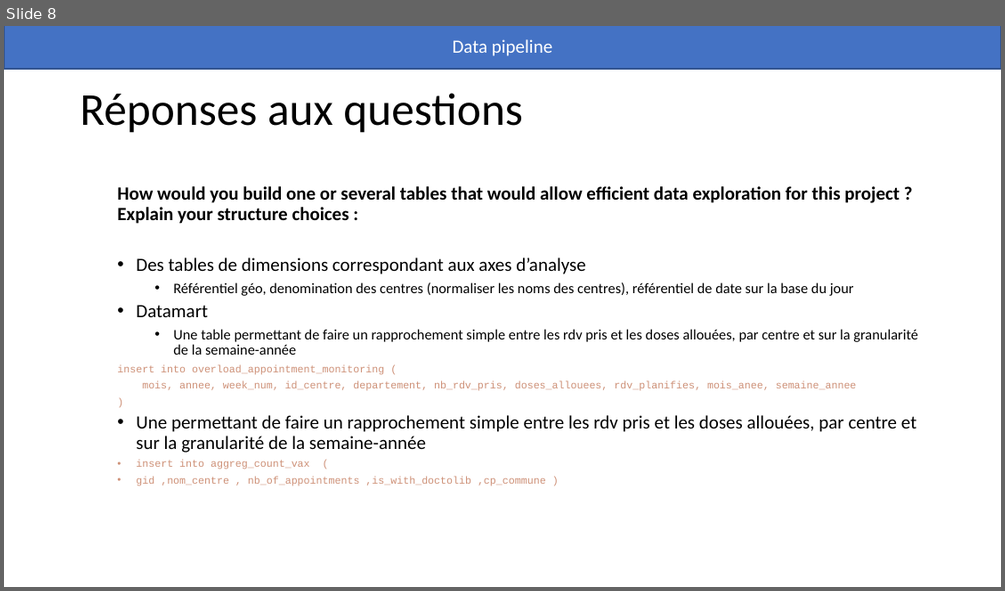
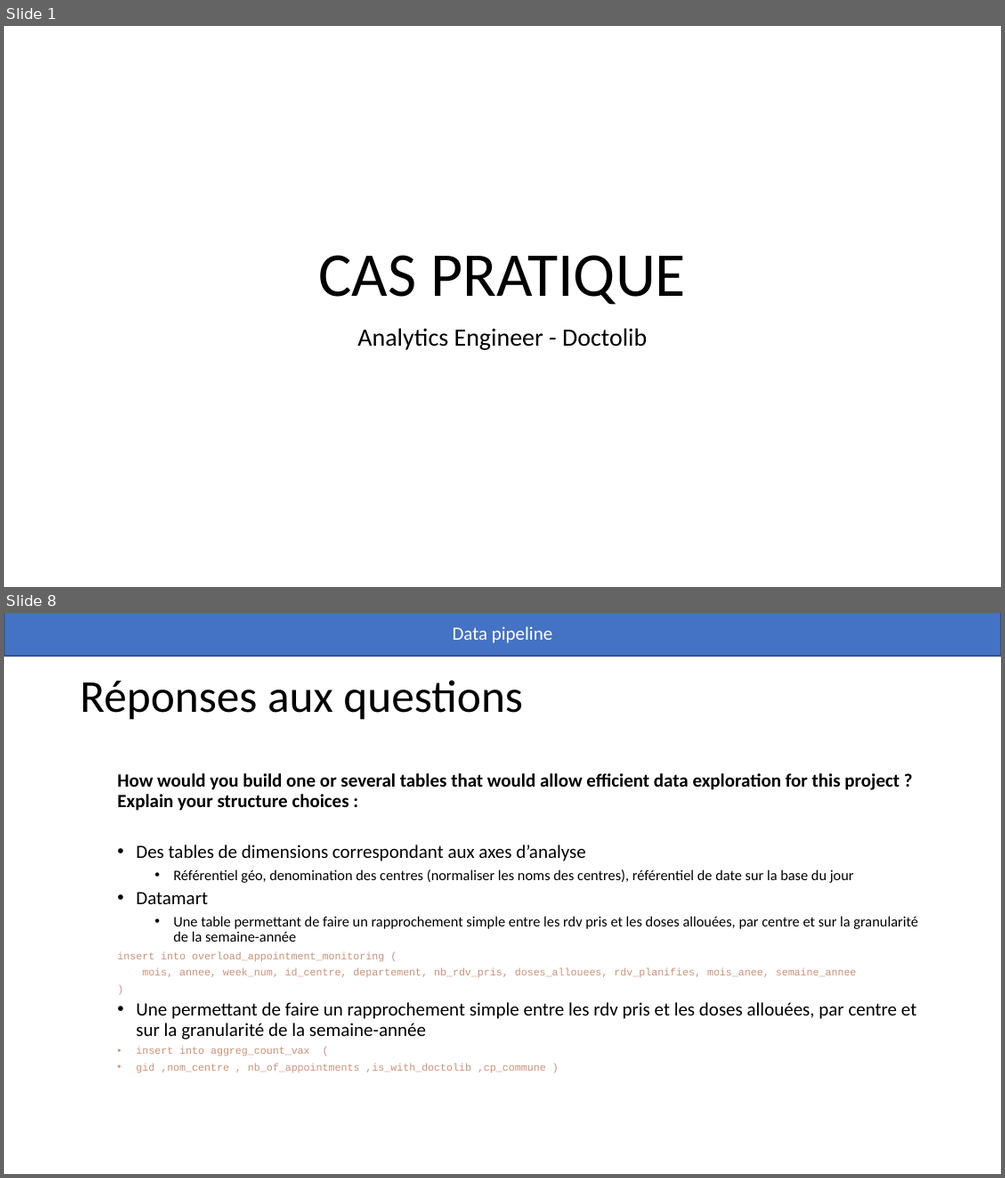
Before and after one commit to antoinersw/data-pipeline, a slide deck: présentation.pptx. Shown one above the other, each under a label of ours: slide 8 before the commit, slides 1 and 8 after it; the slides between them are not shown. The pictures are 1005x591 and 1005x1178 pixels, drawn with LibreOffice and Linux fonts; fonts in the diff are those of the drawing. Boxes give left, top, right and bottom in pixels: in the first picture for what was removed or moved away, otherwise in the second. Text is boxed around its words. In the diff, an @@ line names an element or a change of style, - is before the commit and + after.

```diff
--- a/présentation.pptx
+++ b/présentation.pptx
@@ slide 1 added at box(4, 26, 1001, 587), background #FFFFFF @@
@@ title added at box(318, 255, 686, 305), 60 pt, text #000000 @@
+CAS PRATIQUE
@@ subtitle added at box(357, 328, 647, 350), 24 pt, text #000000 @@
+Analytics Engineer - Doctolib
```
Also in this commit, not shown: 6 slides changed, 7 other slides added, 2 slides removed, 2 other files.
